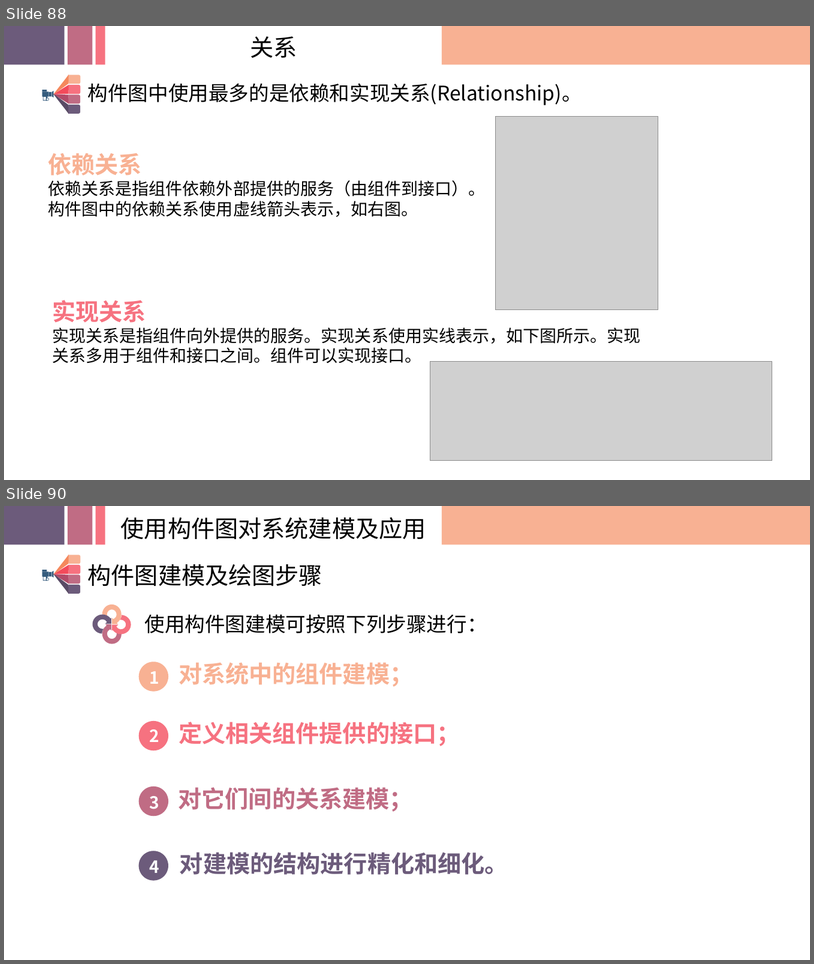
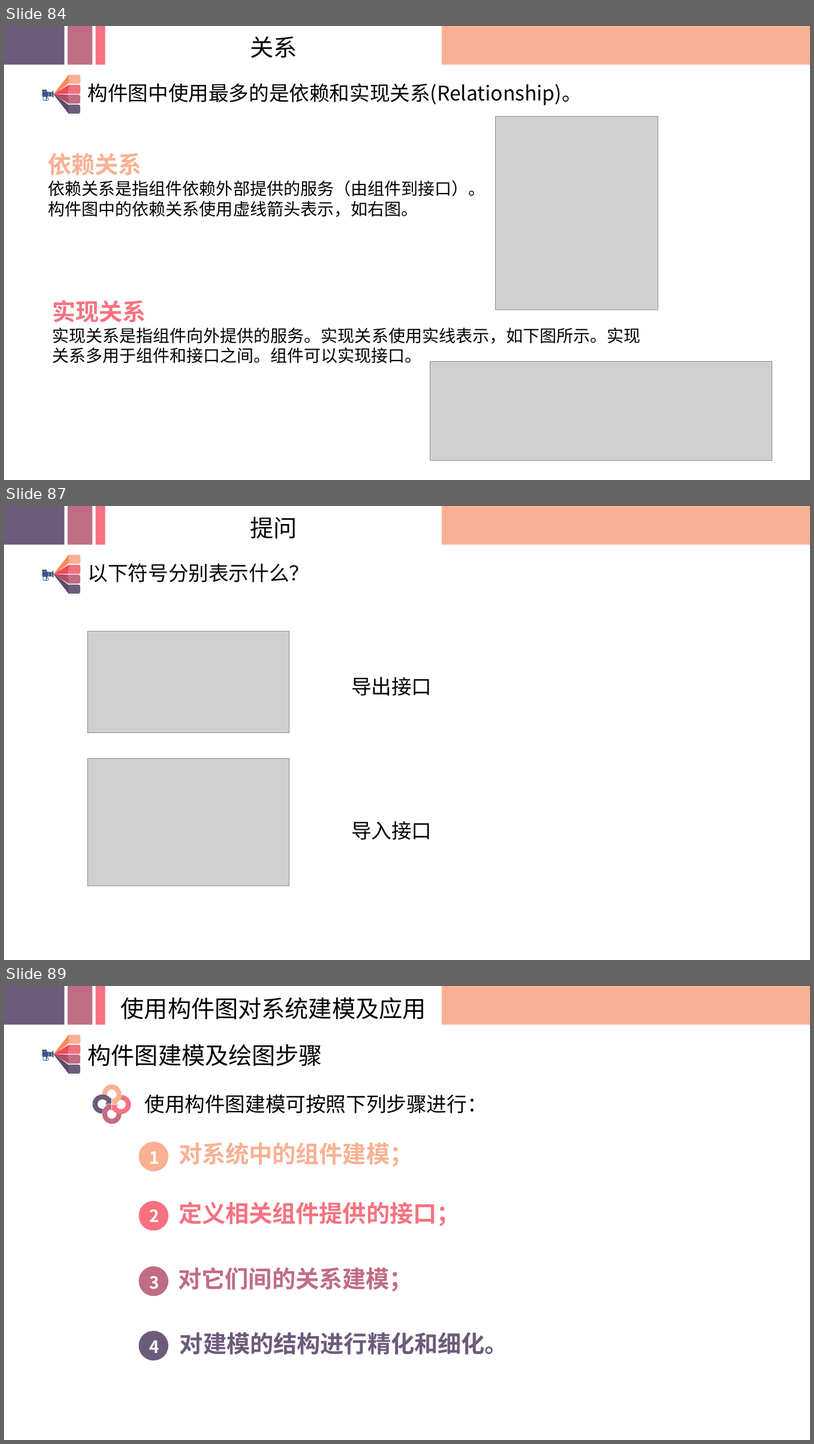
Before and after one commit to SRA2021-G04/project, a slide deck: 非受控文件/翻转课堂/SRA2021-G04-翻转课堂03.pptx. Shown one above the other, each under a label of ours: slides 88 and 90 before the commit, slides 84, 87 and 89 after it; the slides between them are not shown. The pictures are 814x964 and 814x1444 pixels, drawn with LibreOffice and Linux fonts; fonts in the diff are those of the drawing; grey boxes stand for pictures; background and template pictures are left out. Boxes give left, top, right and bottom in pixels: in the first picture for what was removed or moved away, otherwise in the second. Text is boxed around its words. In the diff, an @@ line names an element or a change of style, - is before the commit and + after.

```diff
--- a/非受控文件/翻转课堂/SRA2021-G04-翻转课堂03.pptx
+++ b/非受控文件/翻转课堂/SRA2021-G04-翻转课堂03.pptx
@@ slide 87 added at box(4, 506, 810, 960), background picture (left out) @@
@@ rectangle added at box(4, 506, 65, 545), fill #6C5B7B @@
@@ rectangle added at box(68, 506, 92, 545), fill #C06C84 @@
@@ rectangle added at box(95, 506, 105, 545), fill #F67280 @@
@@ text added at box(250, 517, 297, 538), 28 pt, text #000000 @@
+提问
@@ rectangle added at box(442, 506, 810, 545), fill #F8B193 @@
@@ group added at box(42, 555, 310, 594): 10 freeform shapes, 4 rectangles, 2 ellipses, 1 text @@
+以下符号分别表示什么？
@@ picture added at box(87, 631, 290, 733) @@
@@ text added at box(351, 676, 432, 696), 24 pt, text #000000 @@
+导出接口
@@ picture added at box(87, 758, 290, 886) @@
@@ text added at box(351, 820, 432, 840), 24 pt, text #000000 @@
+导入接口
@@ what was slide 88 is now slide 84 @@
@@ what was slide 90 is now slide 89 @@
```
Also in this commit, not shown: 2 slides changed, 3 other slides added, 4 slides removed.
